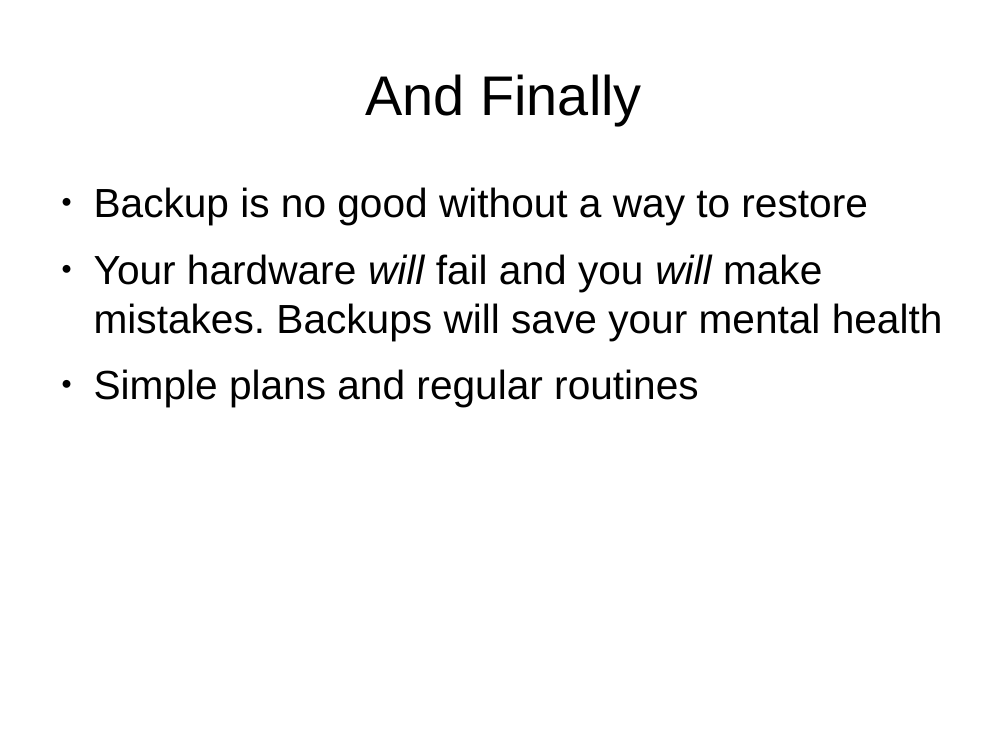
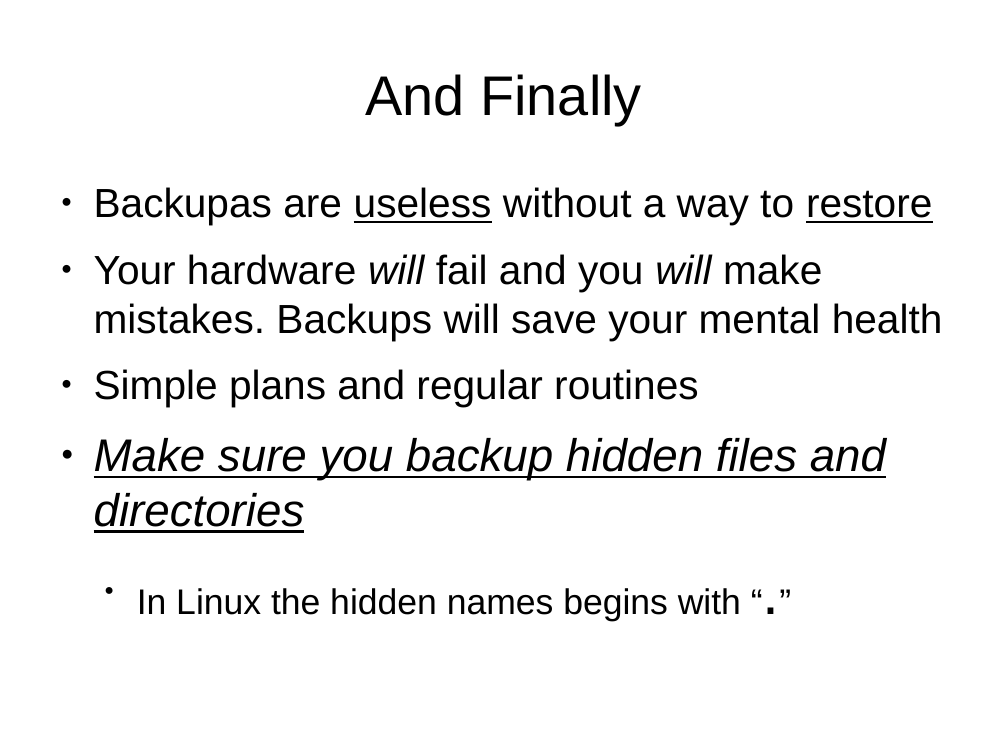
Before and after one commit to wdmchaft/Presentations-1, a slide deck: slide 13 of LinuxBackup/LinuxBackup.odp. Drawn at 1008x756 pixels with LibreOffice and Linux fonts; fonts in the diff are those of the drawing. Boxes give left, top, right and bottom in pixels: in the first picture for what was removed or moved away, otherwise in the second. Text is boxed around its words. In the diff, an @@ line names an element or a change of style, - is before the commit and + after.

```diff
--- a/LinuxBackup/LinuxBackup.odp
+++ b/LinuxBackup/LinuxBackup.odp
@@ text at (94, 187, 932, 225): text changed @@
-● Backup is no good without a way to restore
+● Backupas are useless without a way to restore
@@ text at (94, 438, 886, 622): paragraphs added @@
+● Make sure you backup hidden files and directories
+  ● In Linux the hidden names begins with “.”
```
Also in this commit, not shown: 3 other slides changed.
